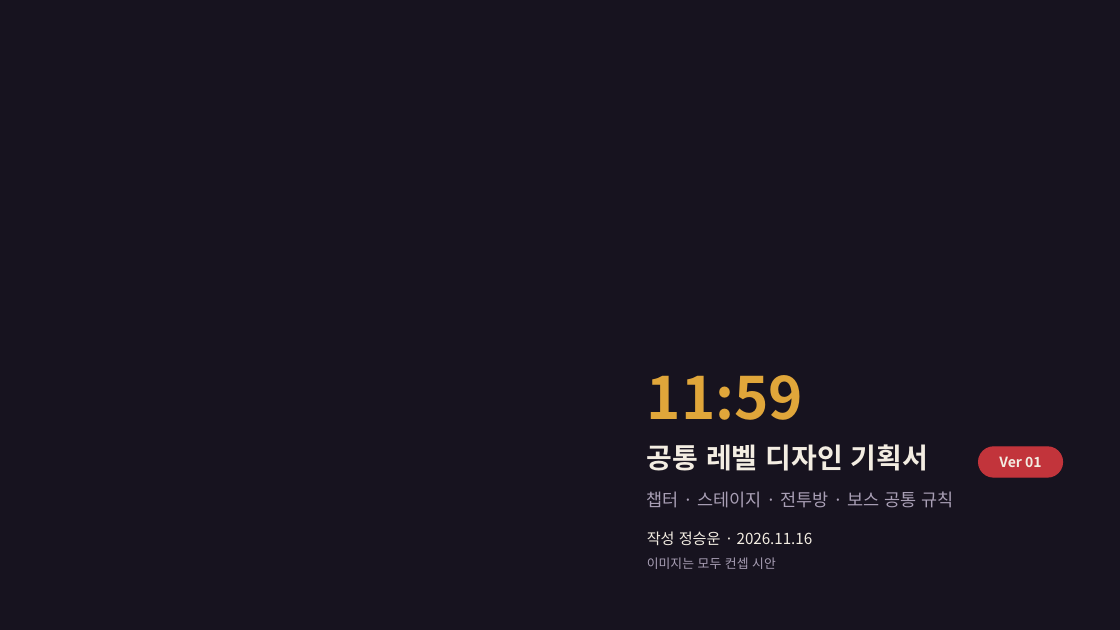
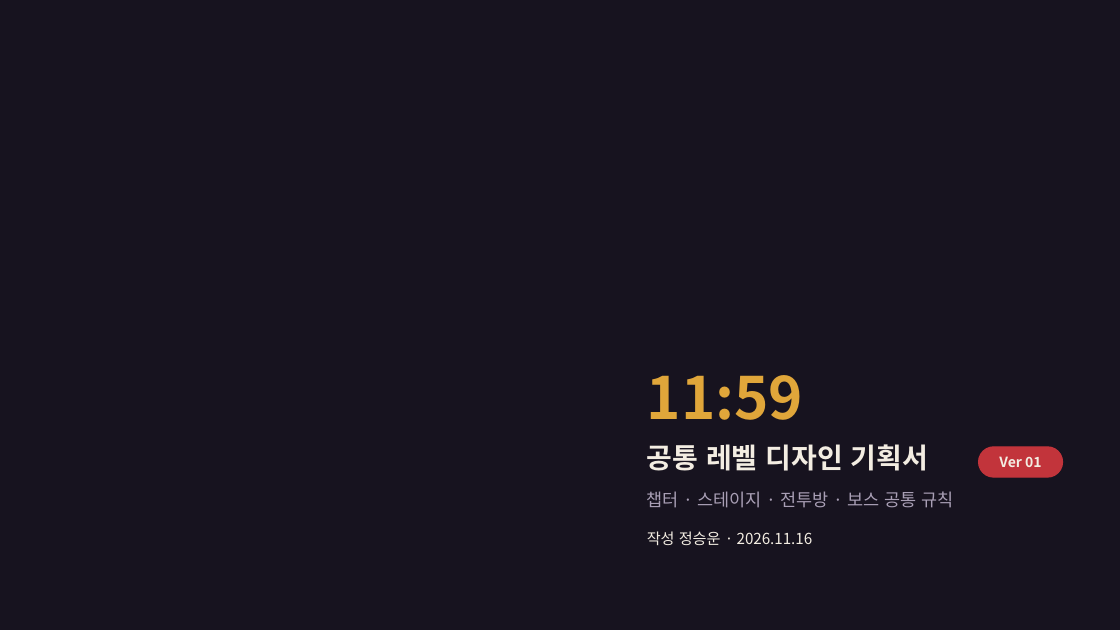
Before and after one commit to inory16351/Cat_Tang, a slide deck: slide 1 of docs/1159_공통_레벨디자인_기획서_20261116_정승운_Ver01.pptx. Drawn at 1120x630 pixels with LibreOffice and Linux fonts; fonts in the diff are those of the drawing; background and template pictures are left out. Boxes give left, top, right and bottom in pixels: in the first picture for what was removed or moved away, otherwise in the second. Text is boxed around its words. In the diff, an @@ line names an element or a change of style, - is before the commit and + after.

```diff
--- a/docs/1159_공통_레벨디자인_기획서_20261116_정승운_Ver01.pptx
+++ b/docs/1159_공통_레벨디자인_기획서_20261116_정승운_Ver01.pptx
@@ text removed at bbox=[647, 557, 776, 569] @@
-이미지는 모두 컨셉 시안
```
Also in this commit, not shown: 9 other slides changed, 1 other file.
